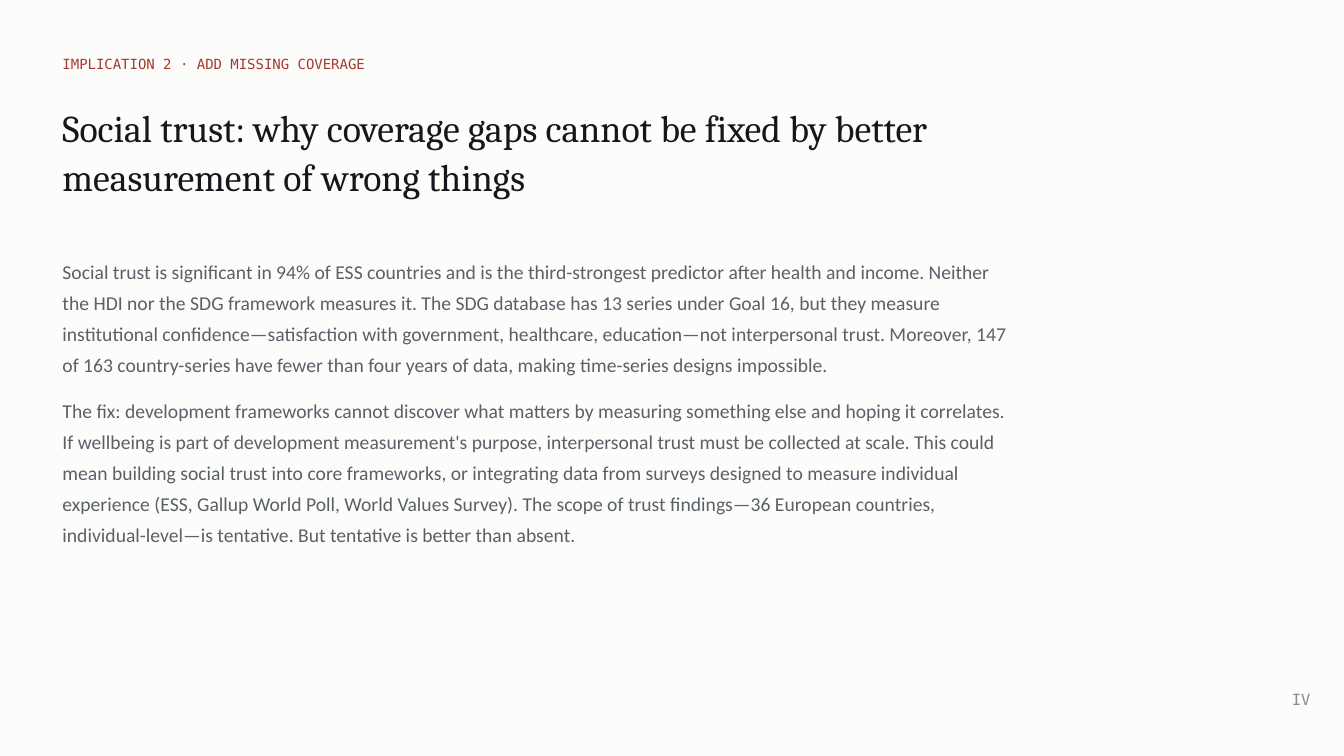
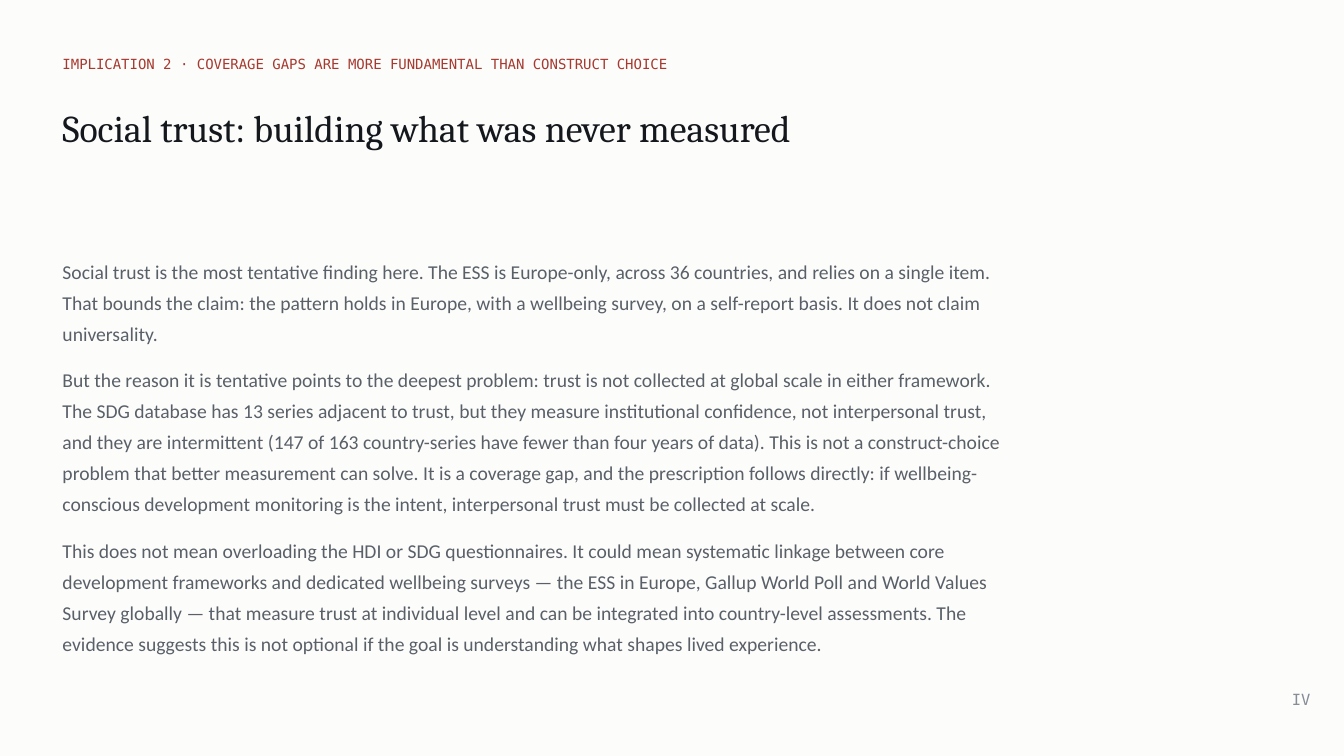
Before and after one commit to cwejnert/HDI-Happiness, a slide deck: slide 27 of deck/Measured_Where_It_Varies.pptx (slide 22 before the commit). Drawn at 1344x756 pixels with LibreOffice and Linux fonts; fonts in the diff are those of the drawing. Boxes give left, top, right and bottom in pixels: in the first picture for what was removed or moved away, otherwise in the second. Text is boxed around its words. In the diff, an @@ line names an element or a change of style, - is before the commit and + after.

```diff
--- a/deck/Measured_Where_It_Varies.pptx
+++ b/deck/Measured_Where_It_Varies.pptx
@@ text at [62, 58, 667, 69]: text changed @@
-IMPLICATION 2 · ADD MISSING COVERAGE
+IMPLICATION 2 · COVERAGE GAPS ARE MORE FUNDAMENTAL THAN CONSTRUCT CHOICE
@@ text at [62, 115, 790, 150]: text changed @@
-Social trust: why coverage gaps cannot be fixed by better measurement of wrong things
+Social trust: building what was never measured
@@ text at [62, 265, 1000, 655]: text changed @@
-Social trust is significant in 94% of ESS countries and is the third-strongest predictor after health and income. Neither the HDI nor the SDG framework measures it. The SDG database has 13 series under Goal 16, but they measure institutional confidence—satisfaction with government, healthcare, education—not interpersonal trust. Moreover, 147 of 163 country-series have fewer than four years of data, making time-series designs impossible.
-The fix: development frameworks cannot discover what matters by measuring something else and hoping it correlates. If wellbeing is part of development measurement's purpose, interpersonal trust must be collected at scale. This could mean building social trust into core frameworks, or integrating data from surveys designed to measure individual experience (ESS, Gallup World Poll, World Values Survey). The scope of trust findings—36 European countries, individual-level—is tentative. But tentative is better than absent.
+Social trust is the most tentative finding here. The ESS is Europe-only, across 36 countries, and relies on a single item. That bounds the claim: the pattern holds in Europe, with a wellbeing survey, on a self-report basis. It does not claim universality.
+But the reason it is tentative points to the deepest problem: trust is not collected at global scale in either framework. The SDG database has 13 series adjacent to trust, but they measure institutional confidence, not interpersonal trust, and they are intermittent (147 of 163 country-series have fewer than four years of data). This is not a construct-choice problem that better measurement can solve. It is a coverage gap, and the prescription follows directly: if wellbeing-conscious development monitoring is the intent, interpersonal trust must be collected at scale.
+This does not mean overloading the HDI or SDG questionnaires. It could mean systematic linkage between core development frameworks and dedicated wellbeing surveys — the ESS in Europe, Gallup World Poll and World Values Survey globally — that measure trust at individual level and can be integrated into country-level assessments. The evidence suggests this is not optional if the goal is understanding what shapes lived experience.
```
Also in this commit, not shown: 7 other slides changed, 5 slides added, 1 other file.
